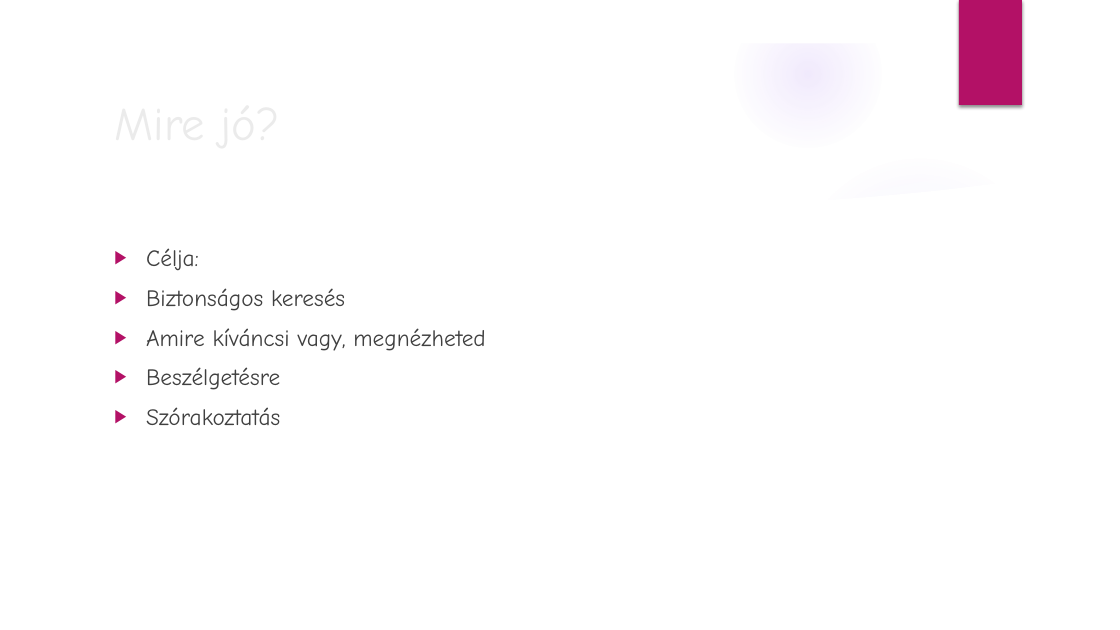
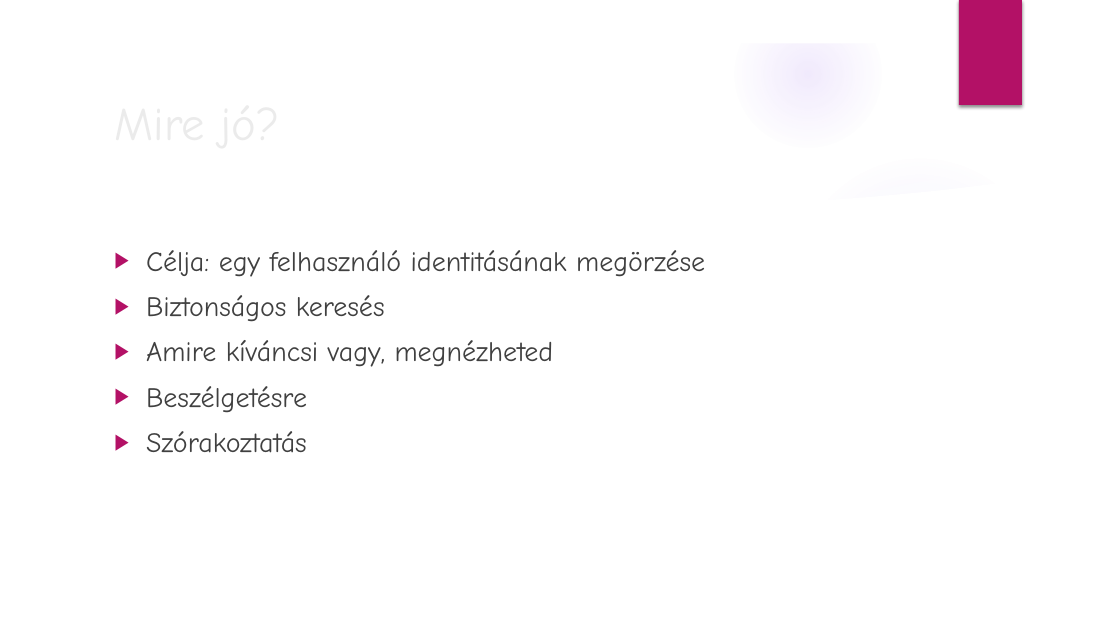
Before and after one commit to somtamas/powerpoint, a slide deck: slide 4 of Tor browser.pptx. Drawn at 1120x630 pixels with LibreOffice and Linux fonts; fonts in the diff are those of the drawing; background and template pictures are left out. Boxes give left, top, right and bottom in pixels: in the first picture for what was removed or moved away, otherwise in the second. Text is boxed around its words. In the diff, an @@ line names an element or a change of style, - is before the commit and + after.

```diff
--- a/Tor browser.pptx
+++ b/Tor browser.pptx
@@ text at (146,250,705,277): text changed; size 20 to 24 pt @@
-▶ Célja:
+▶ Célja: egy felhasználó identitásának megörzése
@@ text at (146,295,554,453): size 20 to 24 pt in "Biztonságos keresés", "Amire kíváncsi vagy, megnézheted", "Beszélgetésre", "Szórakoztatás" @@
```
Also in this commit, not shown: 5 other slides changed.
